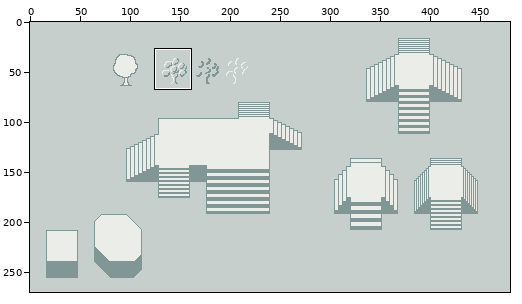
Edited in one commit: pixel-art file (ProjectLoot/Content/extras/mockup.aseprite). The first picture is a wide view before the edit; the outline marks the close-up.
Close-up. Before the commit:
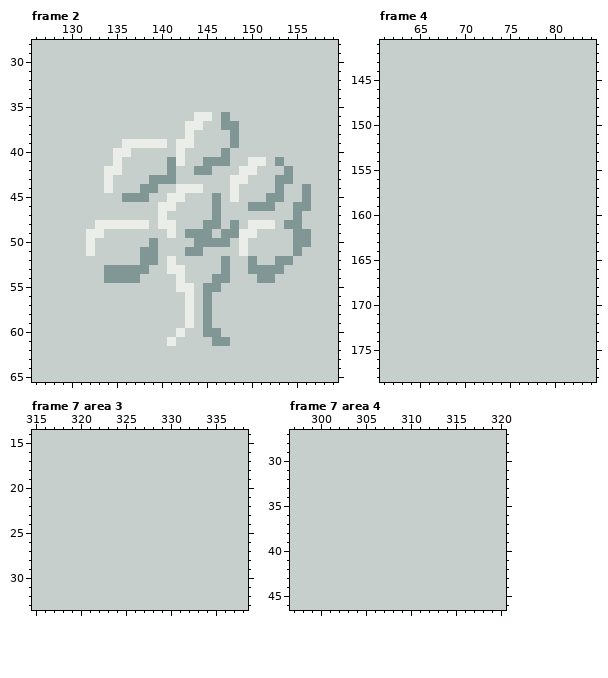
480x270 pixels, 7 frames. Shown: frame 2: x 126..159, y 28..65; frame 4: x 61..84, y 141..178; frame 7 area 3: x 315..338, y 14..33; frame 7 area 4: x 297..320, y 27..46. The commit also changed other frames or places, which this record leaves out.
The result:
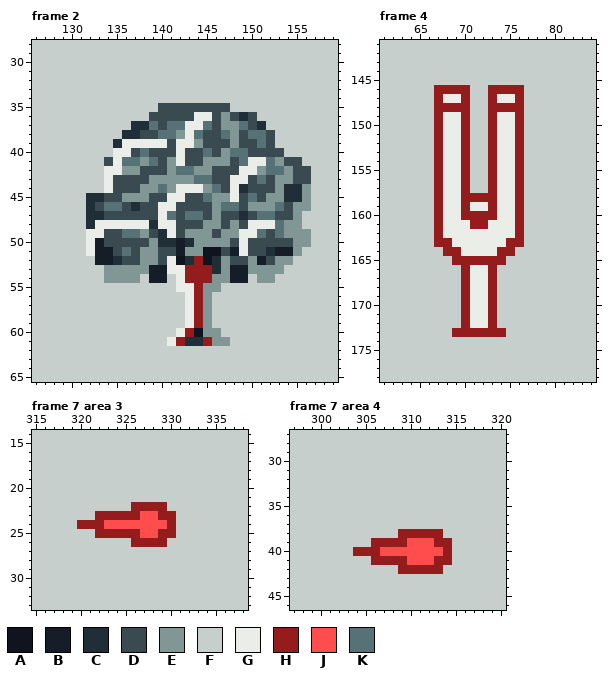
Palette (. is transparent): A #10141f  B #151d28  C #202e37  D #394a50  E #819796  F #c7cfcc  G #ebede9  H #941c1c  J #ff4d4d  K #577277
Change:
layer "AI Trees" now shown
Frame 2, layer "AI Trees":
y 35: x 140..147 FFFFFFFF -> DDDDDDDD
y 36: x 139..143 FFFFF -> DDDDD; x 146 F -> D; x 148..150 FFF -> DCD
y 37: x 137..142 FFFFFF -> CCKDKK; x 145..146 FF -> KD; x 149..151 FFF -> KDC
y 38: x 136..142 FFFFFFF -> CCDDKKE; x 144..147 FFFF -> KDDK; x 149..152 FFFF -> DKKD
y 39: x 135 F -> C; x 141 F -> D; x 144..147 FFFF -> EDDD; x 149..152 FFFF -> DDKD
y 40: x 137..141 FFFFF -> DKDDD; x 143..146 FFFF -> DDKD; x 148..153 FFFFFF -> KKDDDD
y 41: x 134 F -> D; x 136..140 FFFFF -> KKEKD; x 143..144 FF -> DD; x 148..149 FF -> DK; x 152 F -> K; x 154..155 FF -> DD
y 42: x 136..140 FFFFF -> EEDDD; x 142..143 FF -> KK; x 146..148 FFF -> DDD; x 151..153 FFF -> EKK; x 155..156 FF -> DD
y 43: x 135..138 FFFF -> DDDD; x 142..147 FFFFFF -> EEKKDD; x 150..152 FFF -> DKD; x 155..156 FF -> DD
y 44: x 135..137 FFF -> DDD; x 140..141 FF -> KE; x 145..147 FFF -> EKD; x 149..152 FFFF -> CDDD; x 154..155 FF -> CC
y 45: x 132..135 FFFF -> CCDD; x 139..140 FF -> DD; x 143..145 FFF -> DDK; x 147 F -> E; x 149..151 FFF -> DKD; x 154..155 FF -> CC
y 46: x 132..139 FFFFFFFF -> CDKKDCDD; x 142..145 FFFF -> DDDD; x 147..149 FFF -> KKD; x 153..154 FF -> KD
y 47: x 132..139 FFFFFFFF -> CCDDDDDD; x 141..145 FFFFF -> KDKKD; x 147..154 FFFFFFFF -> DDCDKKDD
y 48: x 132 F -> C; x 139 F -> C; x 142..144 FFF -> DDD; x 147 F -> D; x 149 F -> D; x 153 F -> K
y 49: x 134..140 FFFFFFF -> DDKKEDC; x 142 F -> D; x 146 F -> D; x 151..154 FFFF -> KDKE
y 50: x 133..138 FFFFFF -> BDDDDD; x 140..143 FFFF -> CCBC; x 148 F -> D; x 150..154 FFFFF -> DDDDD
y 51: x 133..137 FFFFF -> BBDKD; x 140..142 FFF -> DDB; x 145..148 FFFF -> AADB; x 150..154 FFFFF -> DDCBB
y 52: x 133..137 FFFFF -> BBCDD; x 140 F -> D; x 142..146 FFFFF -> ACHAC; x 148..149 FF -> DD; x 151..152 FF -> BD
y 53: x 139..140 FF -> BB; x 143..146 FFFF -> HHHC; x 148..149 FF -> BB
y 54: x 139..140 FF -> BB; x 143..145 FFF -> HHH; x 148..149 FF -> BB
y 55..59: x 144 F -> H
y 60: x 143..144 FF -> HA
y 61: x 142..145 FFFF -> HCCH
Frame 4, layer "Terrain":
y 146: x 67..70 FFFF -> HHHH; x 73..76 FFFF -> HHHH
y 147: x 67..70 FFFF -> HGGH; x 73..76 FFFF -> HGGH
y 148: x 67..70 FFFF -> HHHH; x 73..76 FFFF -> HHHH
y 149..157: x 67..70 FFFF -> HGGH; x 73..76 FFFF -> HGGH
y 158: x 67..76 FFFFFFFFFF -> HGGHHHHGGH
y 159: x 67..76 FFFFFFFFFF -> HGGHGGHGGH
y 160: x 67..76 FFFFFFFFFF -> HGGHHHHGGH
y 161: x 67..76 FFFFFFFFFF -> HGGGHHGGGH
y 162: x 67..76 FFFFFFFFFF -> HGGGGGGGGH
y 163: x 67..76 FFFFFFFFFF -> HHGGGGGGHH
y 164: x 68..75 FFFFFFFF -> HHGGGGHH
y 165: x 69..74 FFFFFF -> HHHHHH
y 166..172: x 70..73 FFFF -> HGGH
y 173: x 69..74 FFFFFF -> HHHHHH
Frame 7 area 3, layer "Weapons":
y 22: x 326..329 FFFF -> HHHH
y 23: x 322..330 FFFFFFFFF -> HHHHHJJHH
y 24: x 320..330 FFFFFFFFFFF -> HHHJJJJJJJH
y 25: x 322..330 FFFFFFFFF -> HHHHHJJHH
y 26: x 326..329 FFFF -> HHHH
Frame 7 area 4, layer "Weapons":
y 38: x 309..313 FFFFF -> HHHHH
y 39: x 306..314 FFFFFFFFF -> HHHHJJJHH
y 40: x 304..314 FFFFFFFFFFF -> HHHJJJJJJJH
y 41: x 306..314 FFFFFFFFF -> HHHHJJJHH
y 42: x 309..313 FFFFF -> HHHHH
